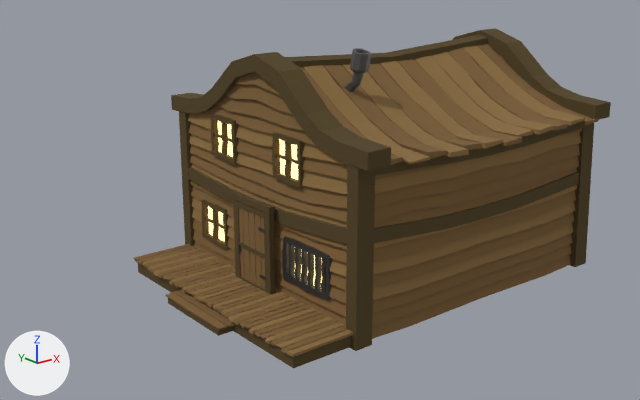
An edit to the glTF model public/models/buildings/store/store_001.glb, drawn before and after from the same camera.
Before and after are seen from a 50 mm camera at (-18.23, -19.63, 10.3) aimed at (-2.79, -0.33, 2.58). Lighting does not change. The marker at lower left points along +X, +Y and +Z. The older version comes first. Where no turn or scale is listed for an object, it has been applied to the vertices.

The first picture shows 'Cube.009', 'DoorFrame', 'DoorPanel'.
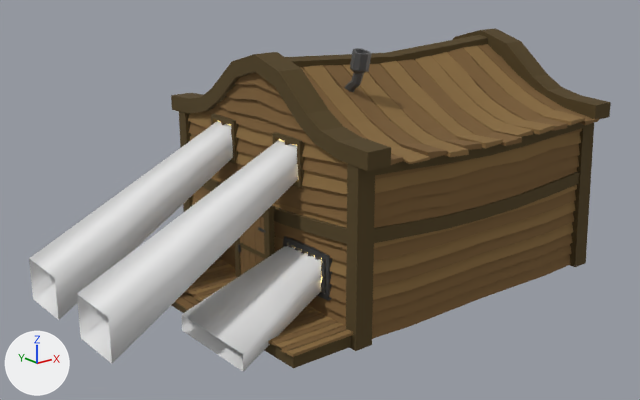
Boxes [x1, y1, x2, y2] around the edits, measured in the pictures (640 x 400 px):
'WindowLightShafts', added: after [29, 121, 321, 372]
'DoorFrame', unchanged, covered by the edit: before [232, 191, 275, 294]; after [235, 206, 275, 277]

The change, as a list of edits to the scene's bpy script:
```text
Add me_windowlightshafts:
    me_windowlightshafts.from_pydata(...)  # 64 vertices, 96 faces; spans x -10.42..-4.63, y -3.39..3.47, z -0.09..4.75
Add ob_windowlightshafts:
    ob_windowlightshafts = bpy.data.objects.new('WindowLightShafts', me_windowlightshafts)
    ob_windowlightshafts.location = (0.0, 0.0, 0.0)
```
